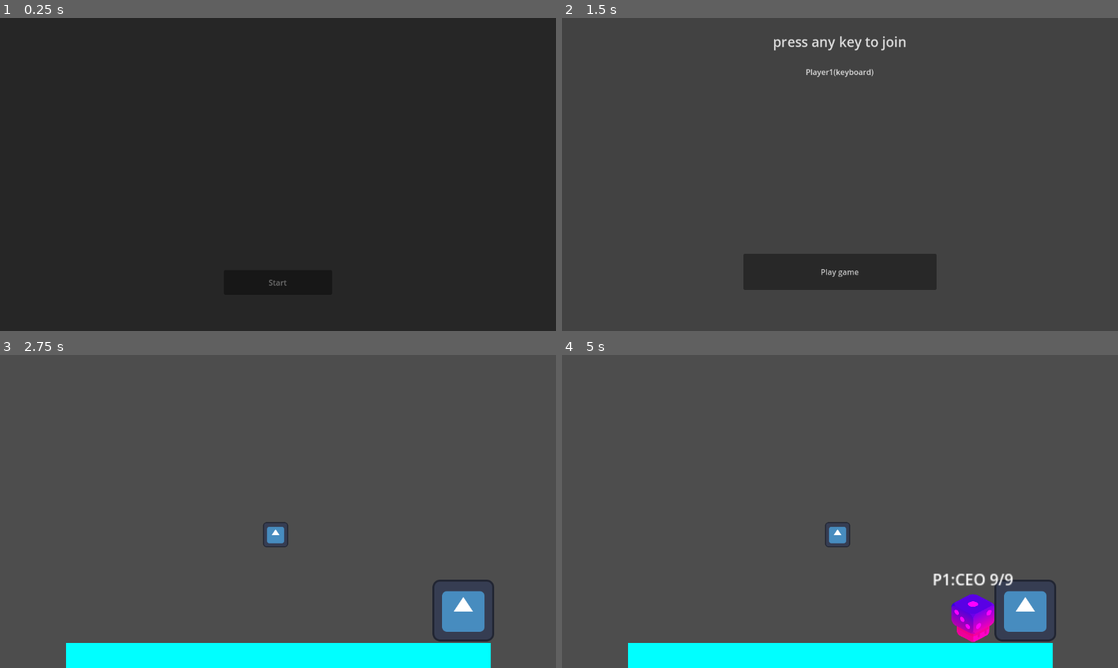
Above: before the commit, frames 1-4 (two rows, left to right).
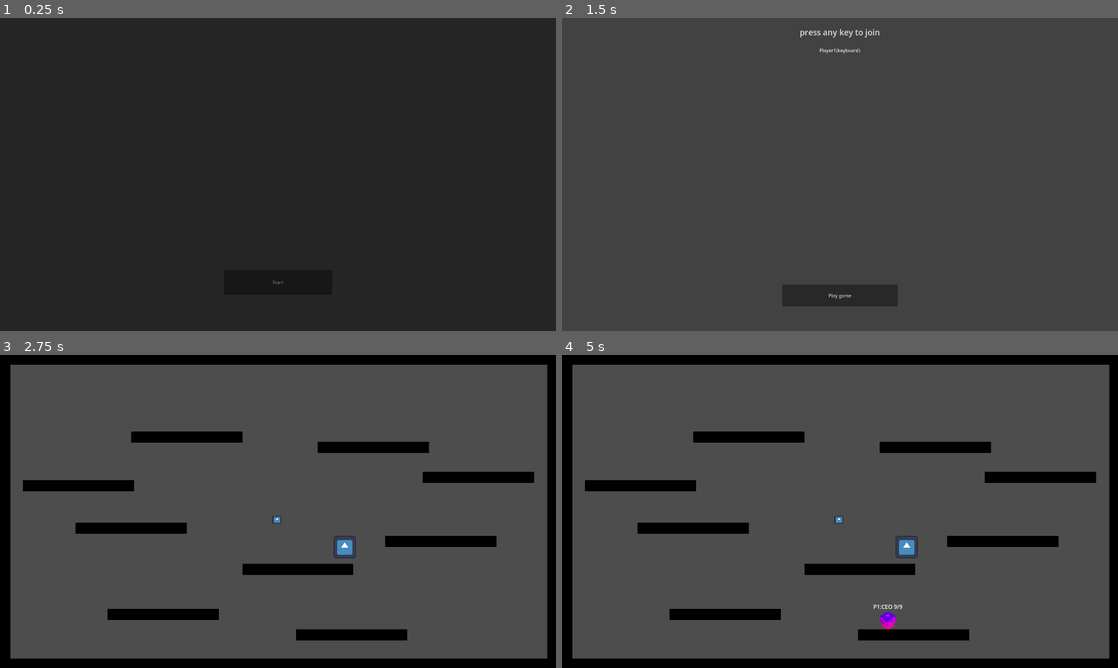
Above: after the commit, the same moments.

Repository: PlaySorbonne/projet-pixel
Game: Godot game, scene res://scenes/Menus/MenuPersistent.tscn
The game is run twice, just before and just after one commit, with the same random seed, the same clock (stepped at 60 frames per second) and the same inputs. The engine's default icon, where the game draws it, is replaced by a stand-in: a white triangle on a blue panel in a dark square.
Inputs:
- Up to frame 1 (0.25 s): no input
- Up to frame 2 (1.5 s): click "Start" at 0.5 s; tap Enter (attack) at 1.25 s; hold D (right) from 1.28 s (still down); hold Enter (attack) from 1.28 s (still down)
- Up to frame 3 (2.75 s): tap Space (jump) at 1.52 s; release D (right) at 2 s; release Enter (attack) at 2 s; click "Play game" at 2 s
- Up to frame 4 (5 s): hold D (right) 2.78-3.53 s; tap Shift (special) at 2.85, 4.35 s; tap Space (jump) at 3.02, 3.5, 4.52 s; hold A (left) 3.53-4.28 s; hold Enter (attack) 3.53-4.28 s; hold D (right) from 4.28 s (still down)

The runs differ from the first frame. In frame 1, less than 0.1% of the frame differs, in the area x 48-52%, y 83-86%; in frame 2, 5.3%; in frame 3, 21%; in frame 4, 23%, in the area x 0-100%, y 0-100%.

Commit message:
rescaled environment + added walls everywhere

Diff:
--- a/project.godot
+++ b/project.godot
@@ -21,6 +21,8 @@
 
 [display]
 
+window/size/viewport_width=1920
+window/size/viewport_height=1080
 window/stretch/mode="viewport"
 
 [input]
--- /dev/null
+++ b/scenes/World/Environment/StaticWall.tscn
@@ -0,0 +1,19 @@
+[gd_scene load_steps=4 format=3 uid="uid://bb8cmasgxp6l4"]
+
+[sub_resource type="RectangleShape2D" id="RectangleShape2D_1kgqe"]
+size = Vector2(64, 64)
+
+[sub_resource type="Gradient" id="Gradient_k4vqh"]
+offsets = PackedFloat32Array(0.704497)
+colors = PackedColorArray(0, 0, 0, 1)
+
+[sub_resource type="GradientTexture2D" id="GradientTexture2D_p2ea0"]
+gradient = SubResource("Gradient_k4vqh")
+
+[node name="Wall" type="StaticBody2D"]
+
+[node name="CollisionShape2D" type="CollisionShape2D" parent="."]
+shape = SubResource("RectangleShape2D_1kgqe")
+
+[node name="Sprite2D" type="Sprite2D" parent="."]
+texture = SubResource("GradientTexture2D_p2ea0")
--- a/scenes/world.tscn
+++ b/scenes/world.tscn
@@ -1,36 +1,16 @@
-[gd_scene load_steps=10 format=3 uid="uid://bxfrc0btquk6a"]
+[gd_scene load_steps=7 format=3 uid="uid://bxfrc0btquk6a"]
 
 [ext_resource type="Script" path="res://scripts/world.gd" id="1_105og"]
 [ext_resource type="PackedScene" uid="uid://6ro5mql3evsd" path="res://scenes/Menus/Submenus/ScreenTransition.tscn" id="2_r5t17"]
 [ext_resource type="PackedScene" uid="uid://cv1w5v10663nr" path="res://scenes/World/Objects/ObjectiveBox.tscn" id="3_qwyn0"]
-[ext_resource type="Script" path="res://scripts/EvolutionDummy.gd" id="4_lrqlo"]
 [ext_resource type="Texture2D" uid="uid://dxlji7oy1y5hf" path="res://icon.svg" id="5_af80r"]
-
-[sub_resource type="RectangleShape2D" id="RectangleShape2D_1kgqe"]
-size = Vector2(883, 66)
-
-[sub_resource type="Gradient" id="Gradient_k4vqh"]
-colors = PackedColorArray(0, 1, 1, 1, 0, 1, 1, 1)
-
-[sub_resource type="GradientTexture2D" id="GradientTexture2D_p2ea0"]
-gradient = SubResource("Gradient_k4vqh")
-width = 880
+[ext_resource type="PackedScene" uid="uid://bb8cmasgxp6l4" path="res://scenes/World/Environment/StaticWall.tscn" id="5_yc1ep"]
 
 [sub_resource type="RectangleShape2D" id="RectangleShape2D_ev64r"]
 size = Vector2(119, 123)
 
 [node name="World" type="Node2D"]
 script = ExtResource("1_105og")
-
-[node name="Ground" type="StaticBody2D" parent="."]
-position = Vector2(577, 628)
-
-[node name="CollisionShape2D" type="CollisionShape2D" parent="Ground"]
-position = Vector2(0.5, 0)
-shape = SubResource("RectangleShape2D_1kgqe")
-
-[node name="Sprite2D" type="Sprite2D" parent="Ground"]
-texture = SubResource("GradientTexture2D_p2ea0")
 
 [node name="SpawnLocation1" type="Node2D" parent="."]
 position = Vector2(245, 139)
@@ -55,7 +35,6 @@
 
 [node name="Dummy" type="CharacterBody2D" parent="."]
 position = Vector2(960, 529)
-script = ExtResource("4_lrqlo")
 
 [node name="Sprite2D" type="Sprite2D" parent="Dummy"]
 texture = ExtResource("5_af80r")
@@ -63,3 +42,59 @@
 [node name="CollisionShape2D" type="CollisionShape2D" parent="Dummy"]
 position = Vector2(1, -4)
 shape = SubResource("RectangleShape2D_ev64r")
+
+[node name="Camera" type="Camera2D" parent="."]
+position = Vector2(576, 324)
+zoom = Vector2(0.6, 0.6)
+
+[node name="Wall" parent="." instance=ExtResource("5_yc1ep")]
+position = Vector2(571, 1201)
+scale = Vector2(55, 1)
+
+[node name="Wall2" parent="." instance=ExtResource("5_yc1ep")]
+position = Vector2(590, -551)
+scale = Vector2(55, 1)
+
+[node name="Wall5" parent="." instance=ExtResource("5_yc1ep")]
+position = Vector2(-86, 915)
+scale = Vector2(10, 1)
+
+[node name="Wall6" parent="." instance=ExtResource("5_yc1ep")]
+position = Vector2(999, 1034)
+scale = Vector2(10, 1)
+
+[node name="Wall7" parent="." instance=ExtResource("5_yc1ep")]
+position = Vector2(690, 657)
+scale = Vector2(10, 1)
+
+[node name="Wall8" parent="." instance=ExtResource("5_yc1ep")]
+position = Vector2(1514, 496)
+scale = Vector2(10, 1)
+
+[node name="Wall9" parent="." instance=ExtResource("5_yc1ep")]
+position = Vector2(-270, 420)
+scale = Vector2(10, 1)
+
+[node name="Wall10" parent="." instance=ExtResource("5_yc1ep")]
+position = Vector2(-571, 174)
+scale = Vector2(10, 1)
+
+[node name="Wall11" parent="." instance=ExtResource("5_yc1ep")]
+position = Vector2(50, -104)
+scale = Vector2(10, 1)
+
+[node name="Wall12" parent="." instance=ExtResource("5_yc1ep")]
+position = Vector2(1126, -45)
+scale = Vector2(10, 1)
+
+[node name="Wall13" parent="." instance=ExtResource("5_yc1ep")]
+position = Vector2(1730, 127)
+scale = Vector2(10, 1)
+
+[node name="Wall3" parent="." instance=ExtResource("5_yc1ep")]
+position = Vector2(-995, 352)
+scale = Vector2(1, 30)
+
+[node name="Wall4" parent="." instance=ExtResource("5_yc1ep")]
+position = Vector2(2158, 337)
+scale = Vector2(1, 30)
